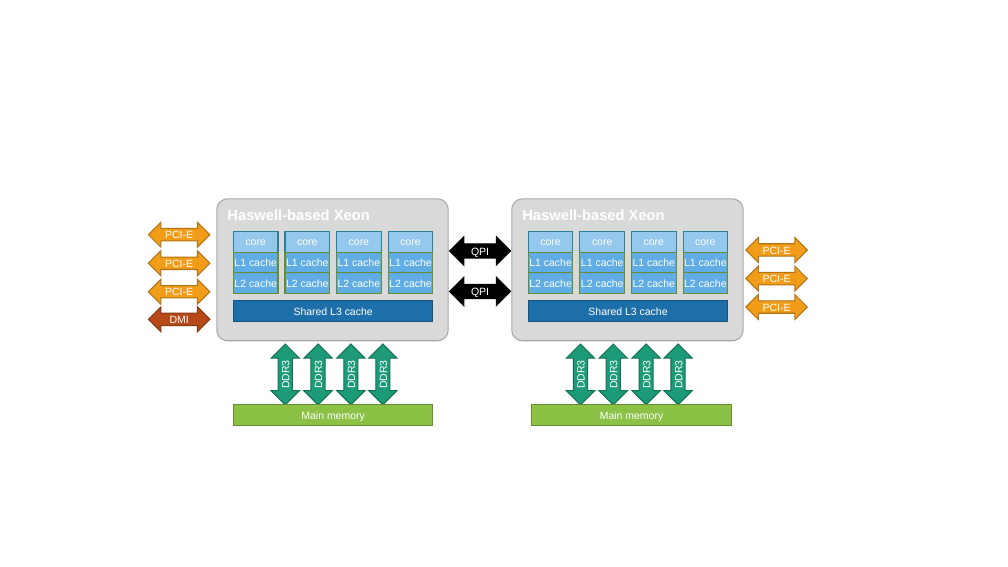
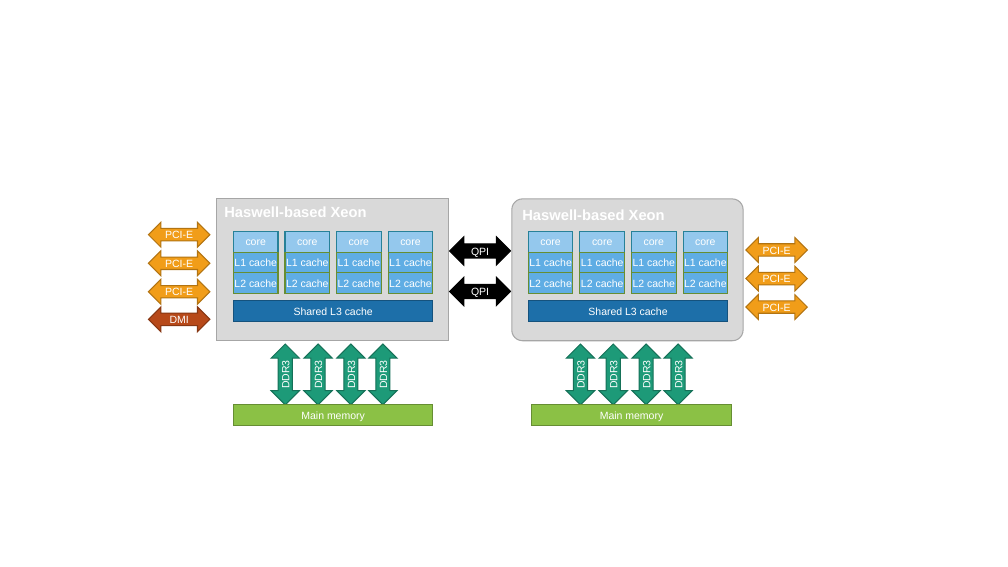
Before and after one commit to scott-zgeng/thor, a slide deck: slide 2 of doc/thor architecture.pptx. Drawn at 1008x567 pixels with LibreOffice and Linux fonts; fonts in the diff are those of the drawing. Boxes give left, top, right and bottom in pixels: in the first picture for what was removed or moved away, otherwise in the second. Text is boxed around its words. In the diff, an @@ line names an element or a change of style, - is before the commit and + after.

```diff
--- a/doc/thor architecture.pptx
+++ b/doc/thor architecture.pptx
@@ rounded rectangle "Haswell-based Xeon" at box(217, 199, 448, 341): proportions changed @@
```
Also in this commit, not shown: 9 other slides changed, 3 slides added, 6 slides removed, 1 other file.
